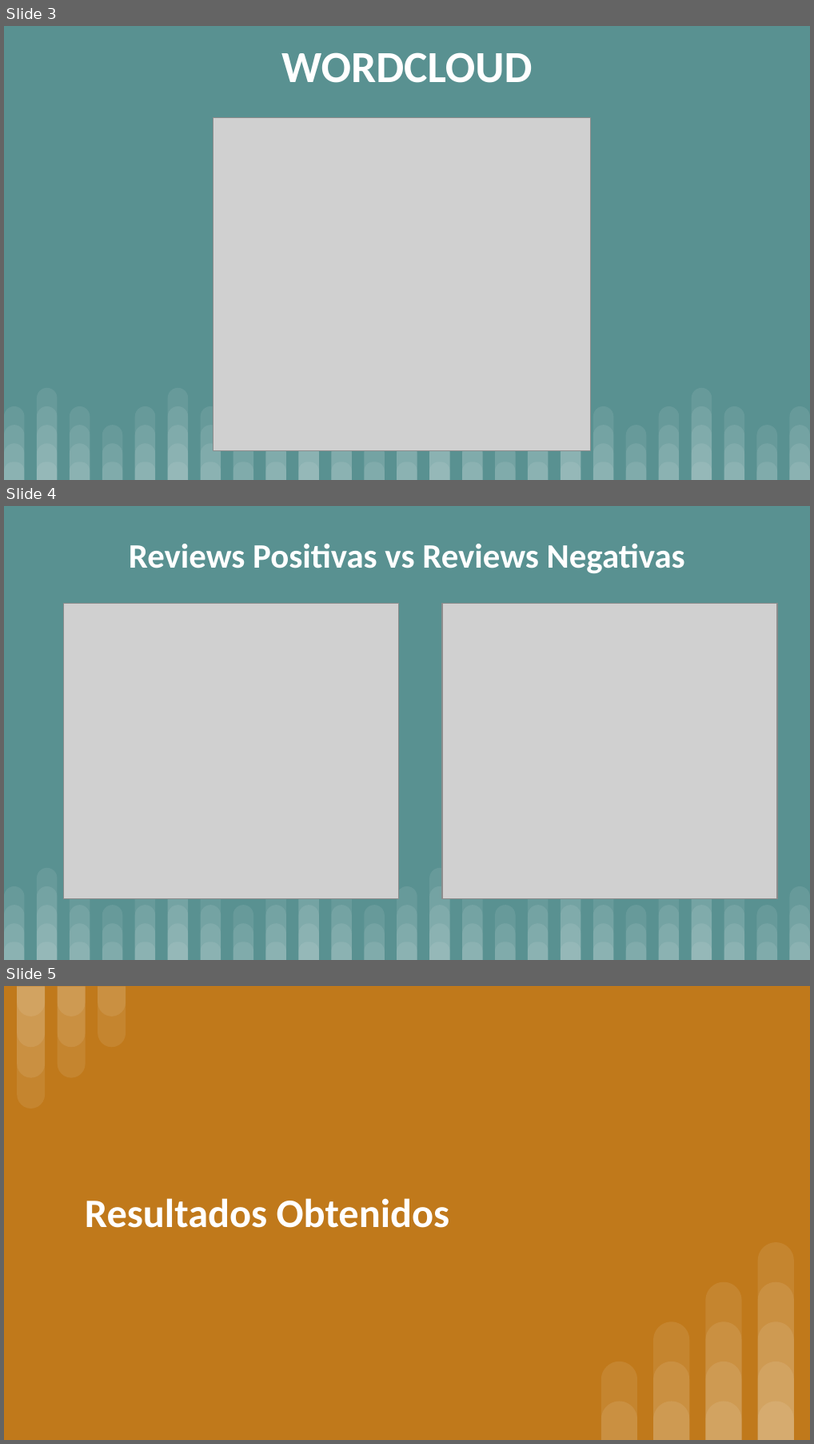
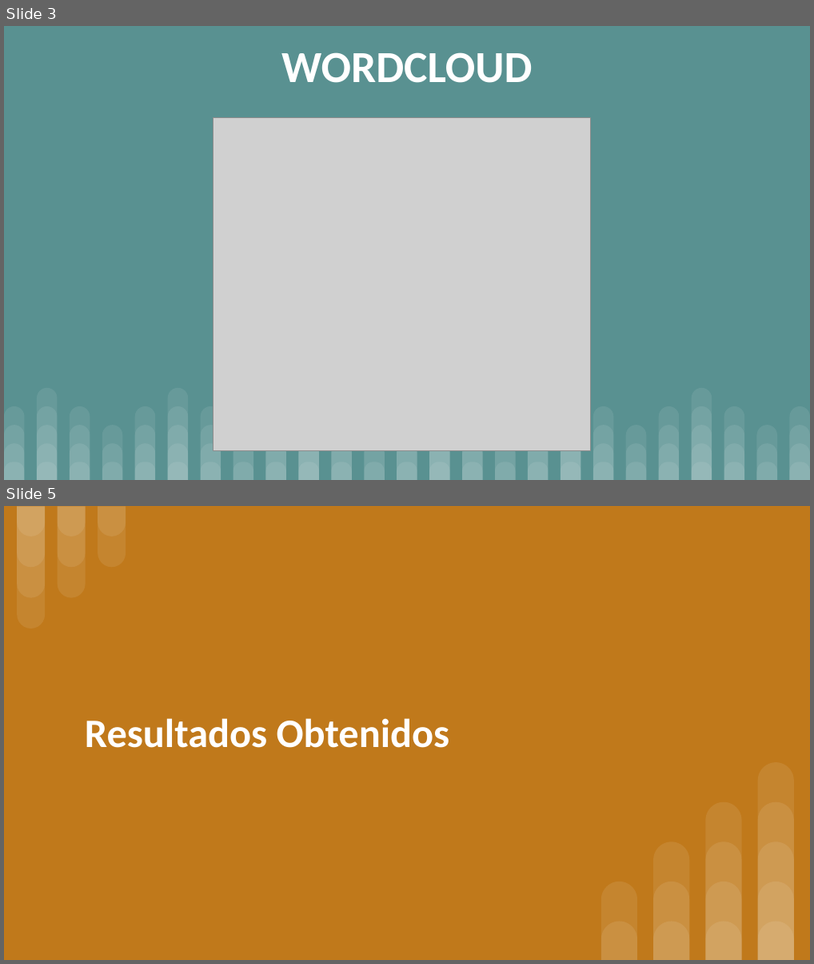
Before and after one commit to Juanandres44/Proyecto1, a slide deck: docs/Presentacion proyecto1 BI.pptx. Shown one above the other, each under a label of ours: slides 3, 4 and 5 before the commit, slides 3 and 5 after it; the slides between them are not shown. The pictures are 814x1444 and 814x964 pixels, drawn with LibreOffice and Linux fonts; fonts in the diff are those of the drawing; grey boxes stand for pictures. Boxes give left, top, right and bottom in pixels: in the first picture for what was removed or moved away, otherwise in the second. Text is boxed around its words. In the diff, an @@ line names an element or a change of style, - is before the commit and + after.

```diff
--- a/docs/Presentacion proyecto1 BI.pptx
+++ b/docs/Presentacion proyecto1 BI.pptx
@@ slide 4 removed at bbox=[4, 506, 810, 960], background #599191; not listed: 100 template elements that a slide beside it also shows @@
@@ title removed at bbox=[129, 544, 686, 573] @@
-Reviews Positivas vs Reviews Negativas
@@ picture removed at bbox=[64, 603, 399, 899] @@
@@ picture removed at bbox=[442, 603, 778, 899] @@
```
Also in this commit, not shown: 1 slide added.
